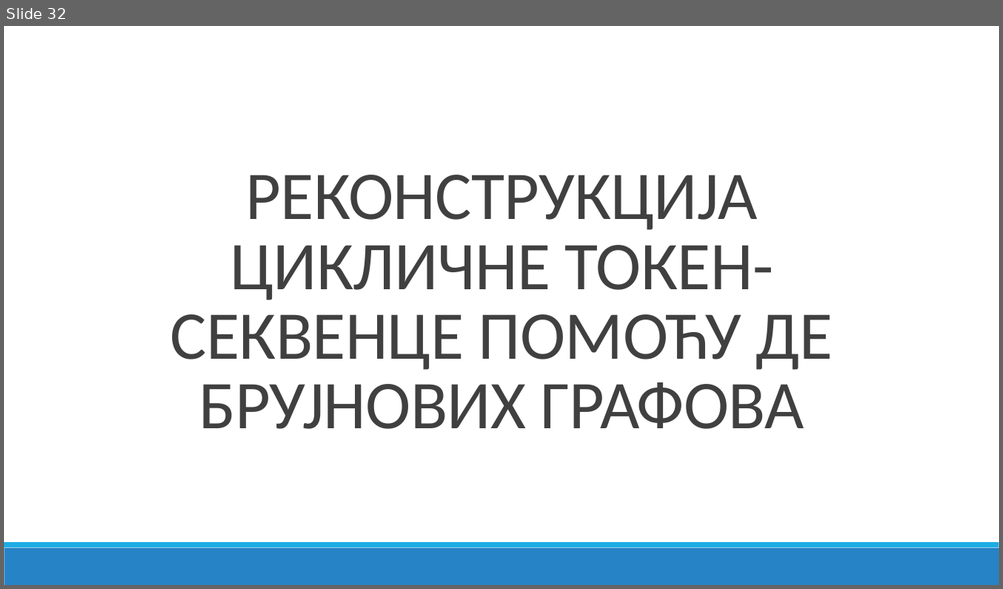
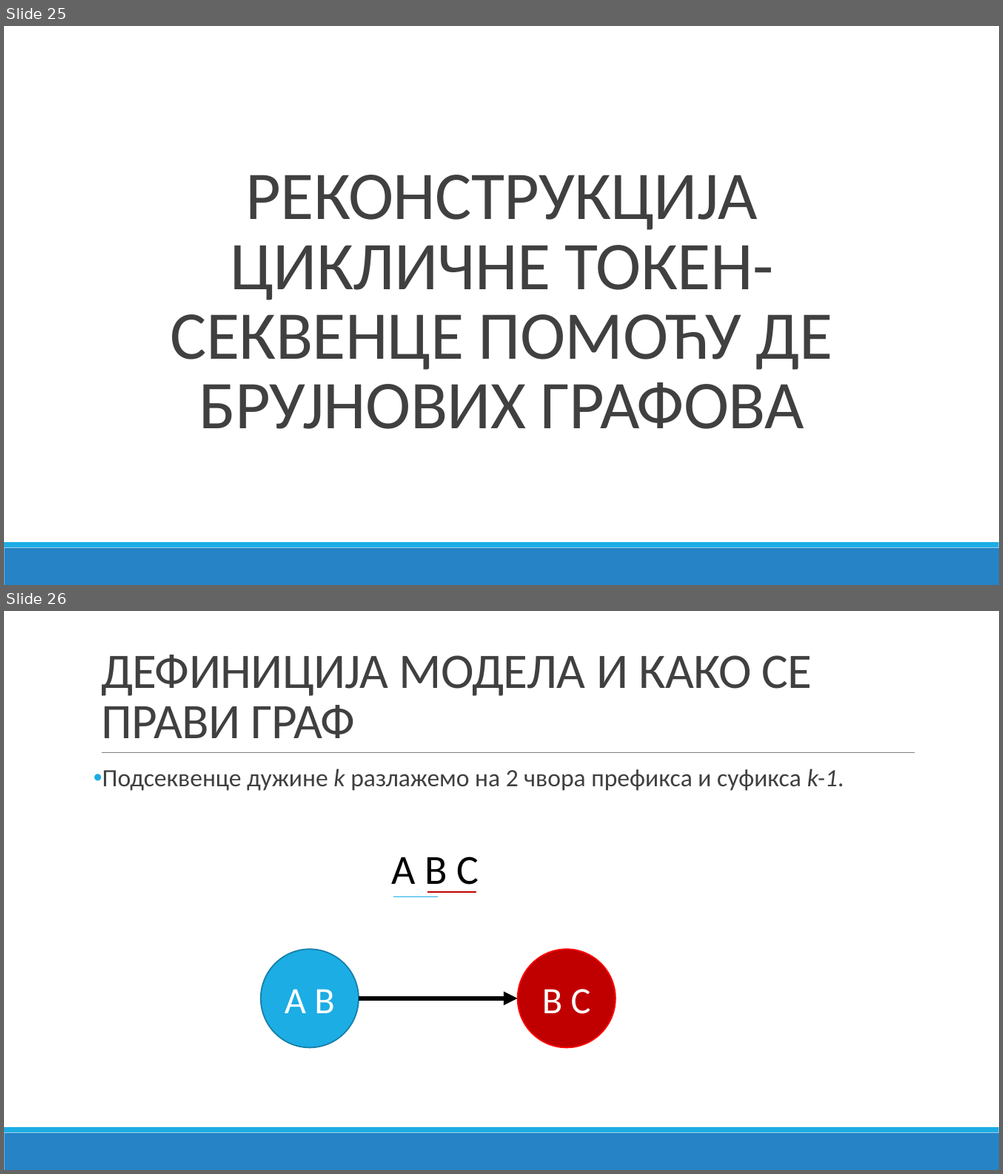
Before and after one commit to bxgda/diplomski-rad, a slide deck: PREZENTACIJA_JB.pptx. Shown one above the other, each under a label of ours: slide 32 before the commit, slides 25 and 26 after it. The pictures are 1003x589 and 1003x1174 pixels, drawn with LibreOffice and Linux fonts; fonts in the diff are those of the drawing. Boxes give left, top, right and bottom in pixels: in the first picture for what was removed or moved away, otherwise in the second. Text is boxed around its words. In the diff, an @@ line names an element or a change of style, - is before the commit and + after.

```diff
--- a/PREZENTACIJA_JB.pptx
+++ b/PREZENTACIJA_JB.pptx
@@ slide 26 added at box(4, 611, 999, 1170), background #FFFFFF; not listed: 2 template elements that a slide beside it also shows @@
@@ title added at box(101, 655, 812, 738), 48 pt, text #404040 @@
+ДЕФИНИЦИЈА МОДЕЛА И КАКО СЕ ПРАВИ ГРАФ
@@ line added from (102, 753) to (915, 753), #808080 0.5 pt @@
@@ text added at box(102, 769, 844, 791), 24 pt, text #404040 @@
+• Подсеквенце дужине k разлажемо на 2 чвора префикса и суфикса k-1.
@@ text added at box(392, 857, 479, 893), 40 pt, text #000000 @@
+А B C
@@ line added from (393, 897) to (438, 897), #1CADE4 1 pt @@
@@ line added from (428, 892) to (476, 892), #C00000 1 pt @@
@@ ellipse added at box(261, 950, 358, 1048), fill #1CADE4, outline #1580A9 1.25 pt, 36 pt, text #FFFFFF @@
+A B
@@ ellipse added at box(518, 950, 615, 1048), fill #C00000, outline #FF0000 1.25 pt, 36 pt, text #FFFFFF @@
+B C
@@ arrow added from (358, 999) to (518, 999), #000000 4.5 pt @@
@@ what was slide 32 is now slide 25 @@
```
Also in this commit, not shown: 2 slides changed, 14 other slides added, 8 slides removed.
